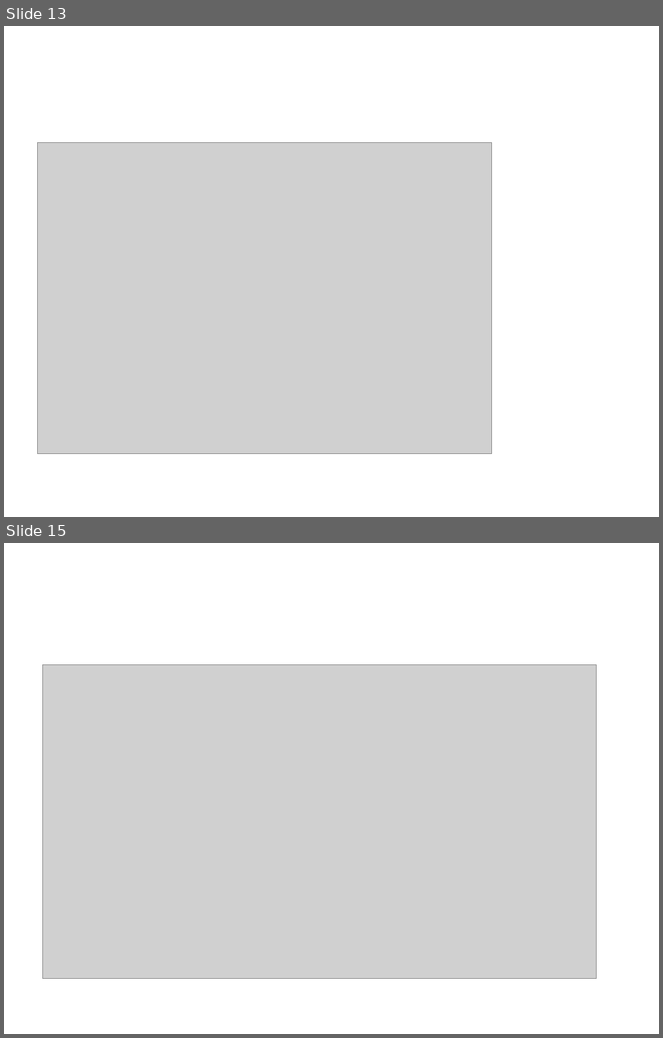
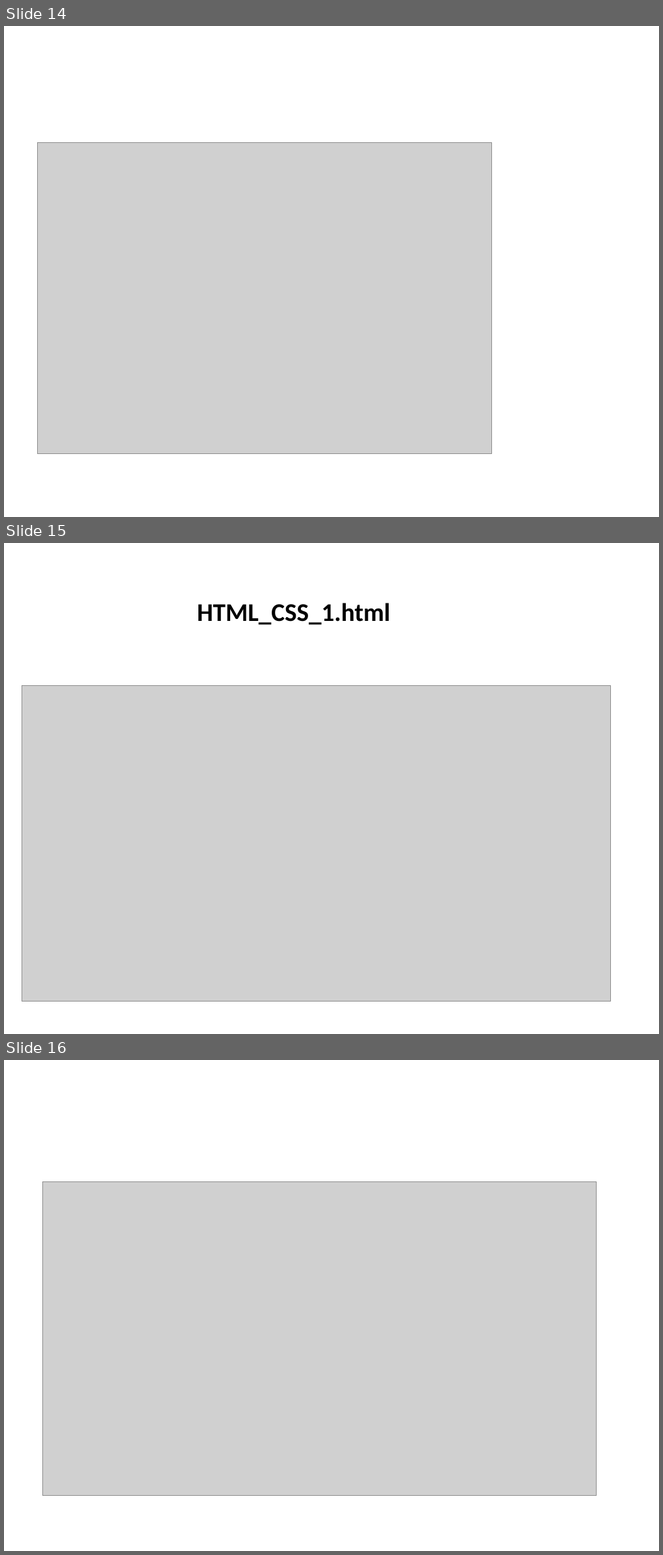
Before and after one commit to jaywu103201/2021-long, a slide deck: 網站開發與安全/HOMEWORK/20210224.pptx. Shown one above the other, each under a label of ours: slides 13 and 15 before the commit, slides 14, 15 and 16 after it; the slides between them are not shown. The pictures are 663x1038 and 663x1555 pixels, drawn with LibreOffice and Linux fonts; fonts in the diff are those of the drawing; grey boxes stand for pictures. Boxes give left, top, right and bottom in pixels: in the first picture for what was removed or moved away, otherwise in the second. Text is boxed around its words. In the diff, an @@ line names an element or a change of style, - is before the commit and + after.

```diff
--- a/網站開發與安全/HOMEWORK/20210224.pptx
+++ b/網站開發與安全/HOMEWORK/20210224.pptx
@@ slide 15 added at [4, 543, 659, 1034], background #FFFFFF @@
@@ text added at [197, 603, 391, 625], 28 pt, text #000000, bold @@
+HTML_CSS_1.html
@@ picture added at [22, 686, 610, 1003] @@
@@ what was slide 13 is now slide 14 @@
@@ what was slide 15 is now slide 16 @@
```
Also in this commit, not shown: 2 slides changed, 15 other slides added, 6 slides removed.
